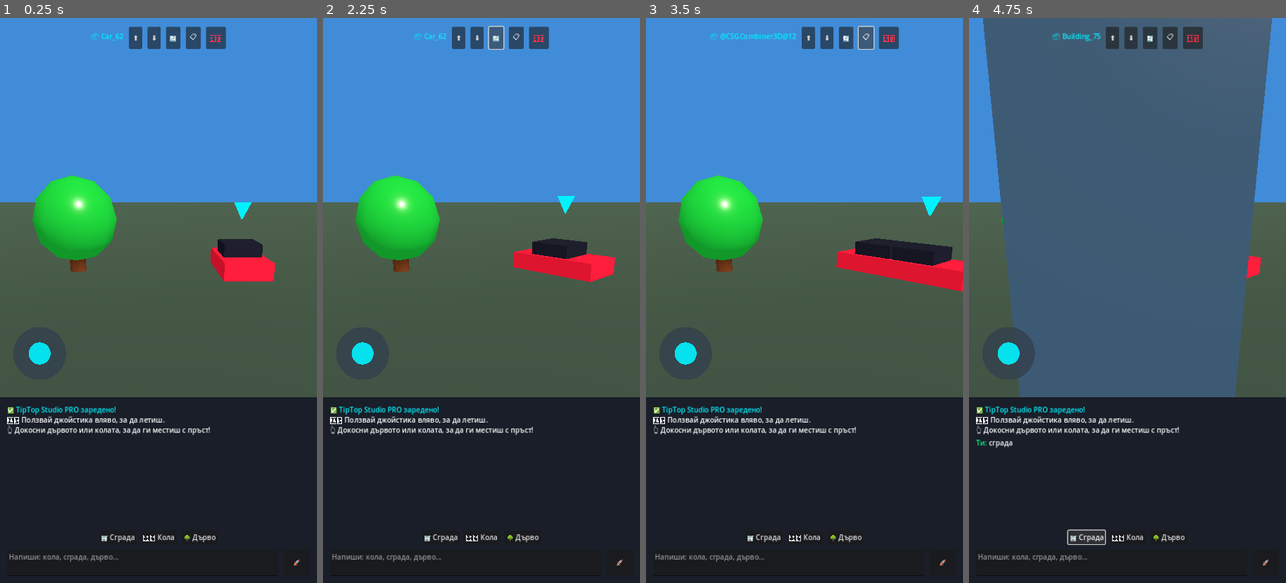
Above: before the commit, frames 1-4 (left to right).
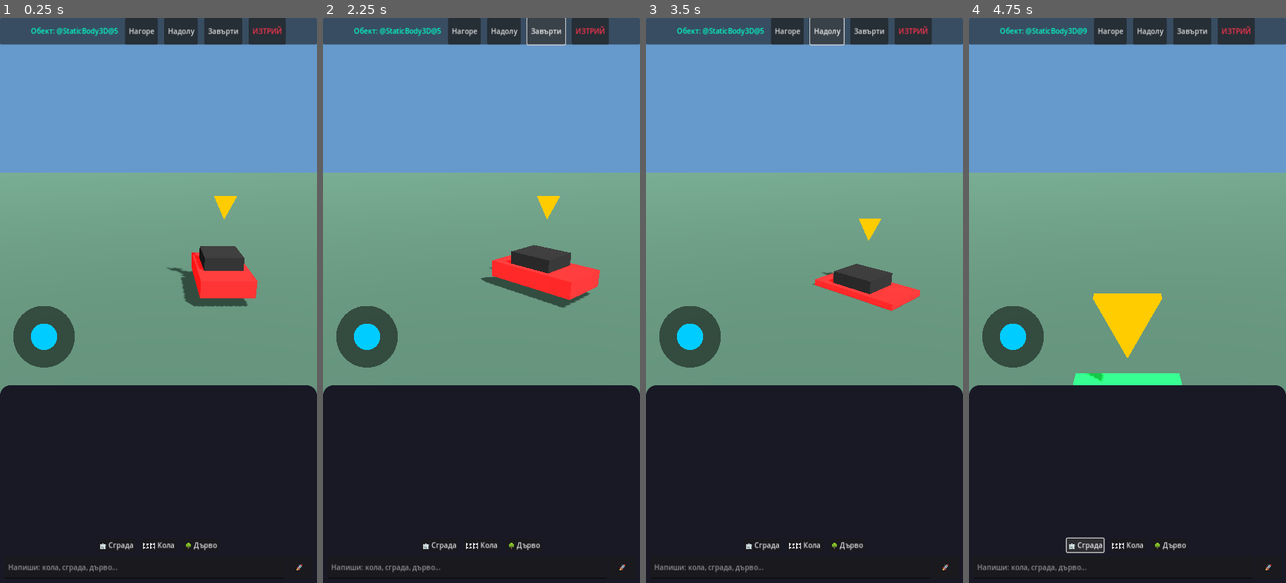
Above: after the commit, the same moments.

Repository: stanbg96/tiptop-game-engine
Game: Godot game, scene res://scenes/Main.tscn
Two runs of this game, one before a commit and one after it. Both use one fixed random seed, a clock stepped at 60 frames per second and the inputs below.
Inputs (mouse positions are in pixels of both pictures, inside the frame that each line leads up to):
- Up to frame 1 (0.25 s): no input
- Up to frame 2 (2.25 s): click "⬆️" (after the commit: "Нагоре") at 0.5 s; click "⬇️" (after the commit: "Надолу") at 1.25 s; click "🔄" (after the commit: "Завърти") at 2 s
- Up to frame 3 (3.5 s): click (839, 40) at 2.75 s, where only the run before the commit has a clickable "📋"
- Up to frame 4 (4.75 s): click "🗑️" (after the commit: "ИЗТРИЙ") at 3.5 s; click "🏢 Сграда" at 4.25 s

The runs differ from the first frame. In frame 1, 67% of the frame differs, in the area x 0-100%, y 0-99%; in frame 2, 67%; in frame 3, 68%; in frame 4, 66%.
Error after the commit: Attempt to call function 'append_text' in base 'null instance' on a null instance. (res://scripts/Studio.gd:105)

Commit message:
Absolute Fix: Forced OpenGL render, Absolute anchors for UI, explicit Joystick visibility

Diff:
--- a/project.godot
+++ b/project.godot
@@ -1,17 +1,14 @@
 config_version=5
-
 [application]
-config/name="TipTop Game Studio"
+config/name="TipTop Studio"
 run/main_scene="res://scenes/Main.tscn"
 config/features=PackedStringArray("4.3", "Mobile")
-
 [display]
 window/size/viewport_width=720
 window/size/viewport_height=1280
 window/stretch/mode="canvas_items"
 window/stretch/aspect="expand"
 window/handheld/orientation=1
-
 [rendering]
-renderer/rendering_method="mobile"
-textures/vram_compression/import_etc2_astc=true
+renderer/rendering_method="gl_compatibility"
+renderer/rendering_method.mobile="gl_compatibility"
--- a/scenes/Main.tscn
+++ b/scenes/Main.tscn
@@ -1,31 +1,35 @@
-[gd_scene load_steps=9 format=3 uid="uid://cxup6s1g2km8y"]
+[gd_scene load_steps=10 format=3 uid="uid://cxup6s1g2km8y"]
 
-[ext_resource type="Script" path="res://scripts/StudioManager.gd" id="1_mgr"]
+[ext_resource type="Script" path="res://scripts/Studio.gd" id="1_mgr"]
 [ext_resource type="Script" path="res://scripts/VirtualJoystick.gd" id="2_joy"]
 
 [sub_resource type="Environment" id="Environment_1"]
 background_mode = 1
-background_color = Color(0.25, 0.55, 0.85, 1)
+background_color = Color(0.4, 0.6, 0.8, 1)
 ambient_light_source = 2
 ambient_light_color = Color(1, 1, 1, 1)
-ambient_light_energy = 0.7
+ambient_light_energy = 1.0
 
 [sub_resource type="PlaneMesh" id="PlaneMesh_floor"]
 size = Vector2(200, 200)
 
 [sub_resource type="StandardMaterial3D" id="StandardMaterial3D_floor"]
-albedo_color = Color(0.18, 0.25, 0.2, 1)
-roughness = 0.9
+albedo_color = Color(0.2, 0.3, 0.25, 1)
 
 [sub_resource type="BoxShape3D" id="BoxShape3D_floor"]
 size = Vector3(200, 1, 200)
 
 [sub_resource type="PrismMesh" id="PrismMesh_arrow"]
-size = Vector3(0.8, 0.8, 0.2)
+size = Vector3(1, 1, 0.2)
 
 [sub_resource type="StandardMaterial3D" id="StandardMaterial3D_arrow"]
 shading_mode = 0
-albedo_color = Color(0, 0.95, 1, 1)
+albedo_color = Color(1, 0.8, 0, 1)
+
+[sub_resource type="StyleBoxFlat" id="StyleBoxFlat_bg"]
+bg_color = Color(0.1, 0.1, 0.15, 1)
+corner_radius_top_left = 24
+corner_radius_top_right = 24
 
 [node name="Main" type="Node3D"]
 script = ExtResource("1_mgr")
@@ -35,9 +39,7 @@
 
 [node name="DirectionalLight3D" type="DirectionalLight3D" parent="."]
 transform = Transform3D(0.866025, -0.353553, 0.353553, 0, 0.707107, 0.707107, -0.5, -0.612372, 0.612372, 0, 20, 0)
-shadow_enabled = false
-light_color = Color(1, 0.98, 0.92, 1)
-light_energy = 1.2
+shadow_enabled = true
 
 [node name="Floor" type="StaticBody3D" parent="."]
 transform = Transform3D(1, 0, 0, 0, 1, 0, 0, 0, 1, 0, -0.5, 0)
@@ -49,140 +51,137 @@
 [node name="Col" type="CollisionShape3D" parent="Floor"]
 shape = SubResource("BoxShape3D_floor")
 
-[node name="SelectionIndicator" type="MeshInstance3D" parent="."]
-transform = Transform3D(1, 0, 0, 0, -1, 8.74228e-08, 0, -8.74228e-08, -1, 0, 3, 0)
+[node name="Indicator" type="MeshInstance3D" parent="."]
+transform = Transform3D(1, 0, 0, 0, -1, -8.74228e-08, 0, 8.74228e-08, -1, 0, 3, 0)
 mesh = SubResource("PrismMesh_arrow")
 surface_material_override/0 = SubResource("StandardMaterial3D_arrow")
 
-[node name="WorldObjects" type="Node3D" parent="."]
+[node name="World" type="Node3D" parent="."]
 
 [node name="Camera3D" type="Camera3D" parent="."]
-transform = Transform3D(1, 0, 0, 0, 0.955336, 0.29552, 0, -0.29552, 0.955336, 0, 4, 12)
-current = true
+transform = Transform3D(1, 0, 0, 0, 0.92388, 0.382683, 0, -0.382683, 0.92388, 0, 6, 12)
 
 [node name="UI" type="CanvasLayer" parent="."]
 
-[node name="VBox" type="VBoxContainer" parent="UI"]
-anchors_preset = 15
+[node name="JoystickArea" type="Control" parent="UI"]
+layout_mode = 3
 anchor_right = 1.0
-anchor_bottom = 1.0
-theme_override_constants/separation = 0
+anchor_bottom = 0.65
+mouse_filter = 2
 
-[node name="Zone3D" type="Control" parent="UI/VBox"]
-layout_mode = 2
-size_flags_vertical = 3
-mouse_filter = 1
-
-[node name="ToolsBar" type="HBoxContainer" parent="UI/VBox/Zone3D"]
-layout_mode = 1
-anchors_preset = 10
-anchor_right = 1.0
-offset_top = 20.0
-offset_bottom = 70.0
-alignment = 1
-theme_override_constants/separation = 12
-
-[node name="LabelName" type="Label" parent="UI/VBox/Zone3D/ToolsBar"]
-layout_mode = 2
-theme_override_colors/font_color = Color(0, 0.95, 1, 1)
-text = "Обект"
-
-[node name="BtnUp" type="Button" parent="UI/VBox/Zone3D/ToolsBar"]
-layout_mode = 2
-text = " ⬆️ "
-
-[node name="BtnDown" type="Button" parent="UI/VBox/Zone3D/ToolsBar"]
-layout_mode = 2
-text = " ⬇️ "
-
-[node name="BtnRot" type="Button" parent="UI/VBox/Zone3D/ToolsBar"]
-layout_mode = 2
-text = " 🔄 "
-
-[node name="BtnDup" type="Button" parent="UI/VBox/Zone3D/ToolsBar"]
-layout_mode = 2
-text = " 📋 "
-
-[node name="BtnDel" type="Button" parent="UI/VBox/Zone3D/ToolsBar"]
-layout_mode = 2
-theme_override_colors/font_color = Color(1, 0.2, 0.3, 1)
-text = " 🗑️ "
-
-[node name="VirtualJoystick" type="Control" parent="UI/VBox/Zone3D"]
+[node name="VirtualJoystick" type="Control" parent="UI/JoystickArea"]
 layout_mode = 1
 anchors_preset = 2
 anchor_top = 1.0
 anchor_bottom = 1.0
 offset_left = 30.0
-offset_top = -160.0
-offset_right = 150.0
+offset_top = -180.0
+offset_right = 170.0
 offset_bottom = -40.0
 grow_vertical = 0
 script = ExtResource("2_joy")
 
-[node name="ChatZone" type="ColorRect" parent="UI/VBox"]
-custom_minimum_size = Vector2(0, 420)
+[node name="ToolsBar" type="PanelContainer" parent="UI"]
+anchors_preset = 10
+anchor_right = 1.0
+offset_bottom = 60.0
+
+[node name="HBox" type="HBoxContainer" parent="UI/ToolsBar"]
 layout_mode = 2
-color = Color(0.1, 0.12, 0.16, 1)
+theme_override_constants/separation = 15
+alignment = 1
 
-[node name="Margin" type="MarginContainer" parent="UI/VBox/ChatZone"]
+[node name="LabelName" type="Label" parent="UI/ToolsBar/HBox"]
+layout_mode = 2
+theme_override_colors/font_color = Color(0, 1, 0.8, 1)
+text = "Обект"
+
+[node name="BtnUp" type="Button" parent="UI/ToolsBar/HBox"]
+layout_mode = 2
+text = " Нагоре "
+
+[node name="BtnDown" type="Button" parent="UI/ToolsBar/HBox"]
+layout_mode = 2
+text = " Надолу "
+
+[node name="BtnRot" type="Button" parent="UI/ToolsBar/HBox"]
+layout_mode = 2
+text = " Завърти "
+
+[node name="BtnDel" type="Button" parent="UI/ToolsBar/HBox"]
+layout_mode = 2
+theme_override_colors/font_color = Color(1, 0.2, 0.3, 1)
+text = " ИЗТРИЙ "
+
+[node name="ChatBG" type="Panel" parent="UI"]
+anchors_preset = 12
+anchor_top = 0.65
+anchor_right = 1.0
+anchor_bottom = 1.0
+grow_horizontal = 2
+grow_vertical = 0
+theme_override_styles/panel = SubResource("StyleBoxFlat_bg")
+
+[node name="VBox" type="VBoxContainer" parent="UI/ChatBG"]
 layout_mode = 1
 anchors_preset = 15
 anchor_right = 1.0
 anchor_bottom = 1.0
-theme_override_constants/margin_left = 16
-theme_override_constants/margin_top = 16
-theme_override_constants/margin_right = 16
-theme_override_constants/margin_bottom = 16
+theme_override_constants/separation = 10
+alignment = 2
 
-[node name="VBox" type="VBoxContainer" parent="UI/VBox/ChatZone/Margin"]
-layout_mode = 2
-theme_override_constants/separation = 12
-
-[node name="Log" type="RichTextLabel" parent="UI/VBox/ChatZone/Margin/VBox"]
+[node name="Margin1" type="MarginContainer" parent="UI/ChatBG/VBox"]
 layout_mode = 2
 size_flags_vertical = 3
+theme_override_constants/margin_left = 15
+theme_override_constants/margin_top = 15
+
+[node name="Log" type="RichTextLabel" parent="UI/ChatBG/VBox/Margin1"]
+layout_mode = 2
 bbcode_enabled = true
 scroll_following = true
 
-[node name="Chips" type="HBoxContainer" parent="UI/VBox/ChatZone/Margin/VBox"]
+[node name="Chips" type="HBoxContainer" parent="UI/ChatBG/VBox"]
 layout_mode = 2
 alignment = 1
-theme_override_constants/separation = 12
+theme_override_constants/separation = 15
 
-[node name="BtnBld" type="Button" parent="UI/VBox/ChatZone/Margin/VBox/Chips"]
+[node name="BtnBld" type="Button" parent="UI/ChatBG/VBox/Chips"]
 layout_mode = 2
 text = "🏢 Сграда"
 
-[node name="BtnCar" type="Button" parent="UI/VBox/ChatZone/Margin/VBox/Chips"]
+[node name="BtnCar" type="Button" parent="UI/ChatBG/VBox/Chips"]
 layout_mode = 2
 text = "🏎️ Кола"
 
-[node name="BtnTree" type="Button" parent="UI/VBox/ChatZone/Margin/VBox/Chips"]
+[node name="BtnTree" type="Button" parent="UI/ChatBG/VBox/Chips"]
 layout_mode = 2
 text = "🌳 Дърво"
 
-[node name="InputRow" type="HBoxContainer" parent="UI/VBox/ChatZone/Margin/VBox"]
+[node name="Margin2" type="MarginContainer" parent="UI/ChatBG/VBox"]
 layout_mode = 2
-theme_override_constants/separation = 12
+theme_override_constants/margin_left = 10
+theme_override_constants/margin_right = 10
+theme_override_constants/margin_bottom = 10
 
-[node name="ChatInput" type="TextEdit" parent="UI/VBox/ChatZone/Margin/VBox/InputRow"]
+[node name="InputRow" type="HBoxContainer" parent="UI/ChatBG/VBox/Margin2"]
+layout_mode = 2
+
+[node name="ChatInput" type="LineEdit" parent="UI/ChatBG/VBox/Margin2/InputRow"]
 layout_mode = 2
 size_flags_horizontal = 3
-placeholder_text = "Напиши: кола, сграда, дърво..."
-scroll_fit_content_height = true
+placeholder_text = " Напиши: кола, сграда, дърво..."
 
-[node name="SendBtn" type="Button" parent="UI/VBox/ChatZone/Margin/VBox/InputRow"]
+[node name="SendBtn" type="Button" parent="UI/ChatBG/VBox/Margin2/InputRow"]
 layout_mode = 2
-custom_minimum_size = Vector2(60, 60)
+custom_minimum_size = Vector2(60, 50)
 text = "🚀"
 
-[connection signal="pressed" from="UI/VBox/Zone3D/ToolsBar/BtnUp" to="." method="_on_act_up"]
-[connection signal="pressed" from="UI/VBox/Zone3D/ToolsBar/BtnDown" to="." method="_on_act_down"]
-[connection signal="pressed" from="UI/VBox/Zone3D/ToolsBar/BtnRot" to="." method="_on_act_rot"]
-[connection signal="pressed" from="UI/VBox/Zone3D/ToolsBar/BtnDup" to="." method="_on_act_dup"]
-[connection signal="pressed" from="UI/VBox/Zone3D/ToolsBar/BtnDel" to="." method="_on_act_del"]
-[connection signal="pressed" from="UI/VBox/ChatZone/Margin/VBox/Chips/BtnBld" to="." method="_on_chip_pressed" binds= ["сграда"]]
-[connection signal="pressed" from="UI/VBox/ChatZone/Margin/VBox/Chips/BtnCar" to="." method="_on_chip_pressed" binds= ["кола"]]
-[connection signal="pressed" from="UI/VBox/ChatZone/Margin/VBox/Chips/BtnTree" to="." method="_on_chip_pressed" binds= ["дърво"]]
-[connection signal="pressed" from="UI/VBox/ChatZone/Margin/VBox/InputRow/SendBtn" to="." method="_on_send_chat"]
+[connection signal="pressed" from="UI/ToolsBar/HBox/BtnUp" to="." method="_on_act_up"]
+[connection signal="pressed" from="UI/ToolsBar/HBox/BtnDown" to="." method="_on_act_down"]
+[connection signal="pressed" from="UI/ToolsBar/HBox/BtnRot" to="." method="_on_act_rot"]
+[connection signal="pressed" from="UI/ToolsBar/HBox/BtnDel" to="." method="_on_act_del"]
+[connection signal="pressed" from="UI/ChatBG/VBox/Chips/BtnBld" to="." method="_on_chip_pressed" binds= ["сграда"]]
+[connection signal="pressed" from="UI/ChatBG/VBox/Chips/BtnCar" to="." method="_on_chip_pressed" binds= ["кола"]]
+[connection signal="pressed" from="UI/ChatBG/VBox/Chips/BtnTree" to="." method="_on_chip_pressed" binds= ["дърво"]]
+[connection signal="pressed" from="UI/ChatBG/VBox/Margin2/InputRow/SendBtn" to="." method="_on_send_chat"]
--- /dev/null
+++ b/scripts/Studio.gd
@@ -0,0 +1,166 @@
+extends Node3D
+
+@onready var camera = $Camera3D
+@onready var joy = $UI/JoystickArea/VirtualJoystick
+@onready var chat_log = $UI/ChatBG/VBox/Log
+@onready var chat_input = $UI/ChatBG/VBox/InputRow/ChatInput
+@onready var tools_bar = $UI/ToolsBar
+@onready var lbl_selected = $UI/ToolsBar/HBox/LabelName
+@onready var indicator = $Indicator
+@onready var world = $World
+
+var selected_obj: Node3D = null
+var is_dragging: bool = false
+var cam_yaw: float = 0.0
+var cam_pitch: float = -0.4
+
+func _ready():
+    tools_bar.visible = false
+    indicator.visible = false
+    _add_log("[color=#00ff00]Системата е онлайн![/color] Джойстикът е вляво. Докосни обектите.")
+    _build("дърво", Vector3(-3, 0, -5))
+    _build("кола", Vector3(3, 0, -5))
+
+func _process(delta):
+    # ДВИЖЕНИЕ С ДЖОЙСТИК (Летене)
+    if joy.output.length() > 0.05:
+        var fwd = -camera.global_transform.basis.z
+        var rgt = camera.global_transform.basis.x
+        fwd.y = 0; rgt.y = 0
+        fwd = fwd.normalized(); rgt = rgt.normalized()
+        camera.global_position += (rgt * joy.output.x + fwd * -joy.output.y) * 15.0 * delta
+
+    # МАРКЕР НАД ОБЕКТ
+    if selected_obj and is_instance_valid(selected_obj):
+        indicator.visible = true
+        indicator.global_position = selected_obj.global_position + Vector3(0, 3.5, 0)
+    else:
+        indicator.visible = false
+
+func _unhandled_input(event):
+    var screen_h = get_viewport().size.y
+    var limit_h = screen_h * 0.65 # Горните 65% са за игра
+
+    if event is InputEventScreenTouch:
+        if event.position.y > limit_h: return
+        if event.pressed:
+            var hit = _raycast(event.position)
+            if hit:
+                _select(hit)
+                is_dragging = true
+            else:
+                _deselect()
+                is_dragging = false
+        else:
+            is_dragging = false
+
+    elif event is InputEventScreenDrag:
+        if event.position.y > limit_h: return
+        if is_dragging and selected_obj and is_instance_valid(selected_obj):
+            var drop = _get_floor(event.position)
+            if drop != Vector3.INF:
+                selected_obj.global_position.x = drop.x
+                selected_obj.global_position.z = drop.z
+        else:
+            cam_yaw -= event.relative.x * 0.005
+            cam_pitch = clamp(cam_pitch - event.relative.y * 0.005, -1.5, 1.5)
+            camera.rotation.y = cam_yaw
+            camera.rotation.x = cam_pitch
+
+func _raycast(pos: Vector2):
+    var from = camera.project_ray_origin(pos)
+    var to = from + camera.project_ray_normal(pos) * 1000.0
+    var q = PhysicsRayQueryParameters3D.create(from, to)
+    var res = get_world_3d().direct_space_state.intersect_ray(q)
+    if res and res.collider.is_in_group("prop"):
+        return res.collider.get_parent()
+    return null
+
+func _get_floor(pos: Vector2):
+    var from = camera.project_ray_origin(pos)
+    var dir = camera.project_ray_normal(pos)
+    var h = selected_obj.global_position.y if selected_obj else 0.0
+    var plane = Plane(Vector3.UP, h)
+    return plane.intersects_ray(from, dir)
+
+func _select(obj):
+    selected_obj = obj
+    lbl_selected.text = "Обект: " + obj.name
+    tools_bar.visible = true
+
+func _deselect():
+    selected_obj = null
+    tools_bar.visible = false
+
+# --- ИНСТРУМЕНТИ ---
+func _on_act_up(): if selected_obj: selected_obj.global_position.y += 1.0
+func _on_act_down(): if selected_obj: selected_obj.global_position.y -= 1.0
+func _on_act_rot(): if selected_obj: selected_obj.rotate_y(deg_to_rad(45))
+func _on_act_del():
+    if selected_obj:
+        selected_obj.queue_free()
+        _deselect()
+
+# --- СТРОЕНЕ ---
+func _add_log(msg: String): chat_log.append_text(msg + "\n")
+
+func _on_send_chat():
+    var t = chat_input.text.strip_edges()
+    if t.is_empty(): return
+    chat_input.text = ""
+    _add_log("[color=#00ffff]Ти:[/color] " + t)
+    _build(t.to_lower(), Vector3.INF)
+
+func _on_chip_pressed(txt: String):
+    _add_log("[color=#00ffff]Ти:[/color] " + txt)
+    _build(txt.to_lower(), Vector3.INF)
+
+func _build(prompt: String, f_pos: Vector3):
+    var pos = f_pos
+    if pos == Vector3.INF:
+        var fwd = -camera.global_transform.basis.z
+        fwd.y = 0
+        pos = camera.global_position + fwd.normalized() * 5.0
+        pos.y = 0.0
+
+    var obj = Node3D.new()
+    obj.position = pos
+
+    var rb = StaticBody3D.new()
+    rb.add_to_group("prop")
+    obj.add_child(rb)
+
+    if "дърво" in prompt:
+        obj.name = "Tree"
+        _add_m(rb, CylinderMesh.new(), Vector3(0.6, 1.5, 0.6), Vector3(0, 0.75, 0), Color(0.4, 0.2, 0.1))
+        _add_m(rb, SphereMesh.new(), Vector3(3, 3, 3), Vector3(0, 2.5, 0), Color(0.1, 0.8, 0.2))
+        _add_c(rb, Vector3(2, 4, 2), Vector3(0, 2, 0))
+    elif "кола" in prompt:
+        obj.name = "Car"
+        _add_m(rb, BoxMesh.new(), Vector3(2.4, 0.8, 4.6), Vector3(0, 0.4, 0), Color(1.0, 0.1, 0.1))
+        _add_m(rb, BoxMesh.new(), Vector3(1.8, 0.6, 2.2), Vector3(0, 1.1, -0.2), Color(0.1, 0.1, 0.1))
+        _add_c(rb, Vector3(2.4, 1.4, 4.6), Vector3(0, 0.7, 0))
+    else:
+        obj.name = "Block"
+        _add_m(rb, BoxMesh.new(), Vector3(2, 2, 2), Vector3(0, 1, 0), Color(randf(), randf(), randf()))
+        _add_c(rb, Vector3(2, 2, 2), Vector3(0, 1, 0))
+
+    world.add_child(obj)
+    _select(rb)
+
+func _add_m(p, msh, sz, pos, col):
+    var m = MeshInstance3D.new()
+    msh.size = sz if msh is BoxMesh else msh.size
+    if msh is CylinderMesh: msh.top_radius=sz.x/2.0; msh.bottom_radius=sz.x/2.0; msh.height=sz.y
+    if msh is SphereMesh: msh.radius=sz.x/2.0; msh.height=sz.y
+    m.mesh = msh; m.position = pos
+    var mat = StandardMaterial3D.new()
+    mat.albedo_color = col
+    m.material_override = mat
+    p.add_child(m)
+
+func _add_c(p, sz, pos):
+    var c = CollisionShape3D.new()
+    var s = BoxShape3D.new(); s.size = sz
+    c.shape = s; c.position = pos
+    p.add_child(c)
--- a/scripts/StudioManager.gd
+++ /dev/null
@@ -1,184 +0,0 @@
-extends Node3D
-
-@onready var camera = $Camera3D
-@onready var joy = $UI/VBox/Zone3D/VirtualJoystick
-@onready var indicator = $SelectionIndicator
-@onready var tools_bar = $UI/VBox/Zone3D/ToolsBar
-@onready var lbl_selected = $UI/VBox/Zone3D/ToolsBar/LabelName
-@onready var chat_log = $UI/VBox/ChatZone/Margin/VBox/Log
-@onready var chat_input = $UI/VBox/ChatZone/Margin/VBox/InputRow/ChatInput
-@onready var world_spawn = $WorldObjects
-@onready var zone3d = $UI/VBox/Zone3D
-
-var selected_obj: Node3D = null
-var is_dragging: bool = false
-var cam_yaw: float = 0.0
-var cam_pitch: float = -0.3
-
-func _ready():
-    tools_bar.visible = false
-    indicator.visible = false
-    _add_log("[color=#00f2fe]✅ TipTop Studio PRO заредено![/color]")
-    _add_log("🕹️ Ползвай джойстика вляво, за да летиш.")
-    _add_log("👆 Докосни дървото или колата, за да ги местиш с пръст!")
-
-    _build("дърво", Vector3(-4, 0, -6))
-    _build("кола", Vector3(4, 0, -6))
-
-func _process(delta):
-    # ДРОН КАМЕРА: Летене с джойстика
-    if joy.output.length() > 0.05:
-        var forward = -camera.global_transform.basis.z
-        var right = camera.global_transform.basis.x
-        forward.y = 0; right.y = 0
-        forward = forward.normalized(); right = right.normalized()
-        var move_dir = right * joy.output.x + forward * (-joy.output.y)
-        camera.global_position += move_dir * 12.0 * delta
-
-    # СВЕТЕЩ МАРКЕР НАД ИЗБРАНИЯ ОБЕКТ
-    if selected_obj and is_instance_valid(selected_obj):
-        indicator.visible = true
-        indicator.global_position = selected_obj.global_position + Vector3(0, 3.0 + sin(Time.get_ticks_msec()*0.005)*0.2, 0)
-    else:
-        indicator.visible = false
-
-func _unhandled_input(event):
-    # Отчитаме тъч САМО ако е в горните 70% на екрана (Zone3D)
-    var local_pos = zone3d.get_local_mouse_position()
-    var rect = Rect2(Vector2.ZERO, zone3d.size)
-    if not rect.has_point(local_pos): return
-
-    if event is InputEventScreenTouch:
-        if event.pressed:
-            var hit = _raycast(event.position)
-            if hit:
-                _select(hit)
-                is_dragging = true
-            else:
-                _deselect()
-                is_dragging = false
-        else:
-            is_dragging = false
-
-    elif event is InputEventScreenDrag:
-        if is_dragging and selected_obj and is_instance_valid(selected_obj):
-            # ВЛАЧЕНЕ НА ОБЕКТА ПО ЗЕМЯТА
-            var drop = _get_floor_hit(event.position)
-            if drop != Vector3.INF:
-                selected_obj.global_position.x = drop.x
-                selected_obj.global_position.z = drop.z
-        else:
-            # ОГЛЕЖДАНЕ (Въртене на камерата)
-            cam_yaw -= event.relative.x * 0.005
-            cam_pitch = clamp(cam_pitch - event.relative.y * 0.005, -1.5, 1.5)
-            camera.rotation.y = cam_yaw
-            camera.rotation.x = cam_pitch
-
-func _raycast(pos: Vector2):
-    var from = camera.project_ray_origin(pos)
-    var to = from + camera.project_ray_normal(pos) * 1000.0
-    var q = PhysicsRayQueryParameters3D.create(from, to)
-    var res = get_world_3d().direct_space_state.intersect_ray(q)
-    if res and res.collider.is_in_group("obj"):
-        return res.collider
-    return null
-
-func _get_floor_hit(pos: Vector2):
-    var from = camera.project_ray_origin(pos)
-    var dir = camera.project_ray_normal(pos)
-    var obj_y = selected_obj.global_position.y if selected_obj else 0.0
-    var plane = Plane(Vector3.UP, obj_y)
-    var hit = plane.intersects_ray(from, dir)
-    return hit if hit != null else Vector3.INF
-
-func _select(obj):
-    selected_obj = obj
-    lbl_selected.text = "📦 " + obj.name
-    tools_bar.visible = true
-
-func _deselect():
-    selected_obj = null
-    tools_bar.visible = false
-
-# --- ГОРНО МЕНЮ С ИНСТРУМЕНТИ ---
-func _on_act_up(): if selected_obj: selected_obj.global_position.y += 0.5
-func _on_act_down(): if selected_obj: selected_obj.global_position.y -= 0.5
-func _on_act_rot(): if selected_obj: selected_obj.rotate_y(deg_to_rad(45))
-func _on_act_dup():
-    if selected_obj:
-        var copy = selected_obj.duplicate()
-        copy.position += Vector3(1.5, 0, 1.5)
-        world_spawn.add_child(copy)
-        _select(copy)
-func _on_act_del():
-    if selected_obj:
-        selected_obj.queue_free()
-        _deselect()
-
-# --- ЧАТ И СТРОЕНЕ ---
-func _add_log(msg: String): chat_log.append_text(msg + "\n")
-
-func _on_send_chat():
-    var t = chat_input.text.strip_edges()
-    if t.is_empty(): return
-    chat_input.text = ""
-    _add_log("[color=#00ff88]Ти:[/color] " + t)
-    _build(t.to_lower(), Vector3.INF)
-
-func _on_chip_pressed(txt: String):
-    _add_log("[color=#00ff88]Ти:[/color] " + txt)
-    _build(txt.to_lower(), Vector3.INF)
-
-func _build(prompt: String, forced_pos: Vector3):
-    var pos = forced_pos
-    if pos == Vector3.INF:
-        var forward = -camera.global_transform.basis.z
-        forward.y = 0
-        pos = camera.global_position + forward.normalized() * 6.0
-        pos.y = 0.0
-
-    var obj = CSGCombiner3D.new()
-    obj.position = pos
-    obj.use_collision = true
-    obj.add_to_group("obj")
-
-    if "дърво" in prompt:
-        obj.name = "Tree_" + str(randi()%100)
-        var trunk = CSGCylinder3D.new()
-        trunk.radius = 0.4; trunk.height = 1.5; trunk.position.y = 0.75
-        trunk.material = _mat(Color(0.4, 0.2, 0.1))
-        var leaves = CSGSphere3D.new()
-        leaves.radius = 2.0; leaves.position.y = 2.5
-        leaves.material = _mat(Color(0.1, 0.7, 0.2))
-        obj.add_child(trunk); obj.add_child(leaves)
-    elif "сграда" in prompt or "блок" in prompt:
-        obj.name = "Building_" + str(randi()%100)
-        var h = randi_range(3, 6) * 1.5
-        var b = CSGBox3D.new()
-        b.size = Vector3(3, h, 3); b.position.y = h/2.0
-        b.material = _mat(Color(0.2, 0.3, 0.4))
-        obj.add_child(b)
-    elif "кола" in prompt:
-        obj.name = "Car_" + str(randi()%100)
-        var b1 = CSGBox3D.new()
-        b1.size = Vector3(2.2, 0.8, 4.4); b1.position.y = 0.4
-        b1.material = _mat(Color(0.9, 0.1, 0.2))
-        var b2 = CSGBox3D.new()
-        b2.size = Vector3(1.8, 0.6, 2.0); b2.position = Vector3(0, 1.1, -0.2)
-        b2.material = _mat(Color(0.1, 0.1, 0.15))
-        obj.add_child(b1); obj.add_child(b2)
-    else:
-        obj.name = "Shape_" + str(randi()%100)
-        var b = CSGBox3D.new()
-        b.size = Vector3(1.5, 1.5, 1.5); b.position.y = 0.75
-        b.material = _mat(Color(randf(), randf(), randf()))
-        obj.add_child(b)
-
-    world_spawn.add_child(obj)
-    _select(obj)
-
-func _mat(col: Color) -> StandardMaterial3D:
-    var m = StandardMaterial3D.new()
-    m.albedo_color = col
-    m.roughness = 0.3
-    return m
--- a/scripts/VirtualJoystick.gd
+++ b/scripts/VirtualJoystick.gd
@@ -2,7 +2,7 @@
 
 var output: Vector2 = Vector2.ZERO
 var touch_id: int = -1
-var radius: float = 60.0
+var radius: float = 70.0
 var knob_pos: Vector2 = Vector2.ZERO
 
 func _ready():
@@ -13,7 +13,7 @@
         if event.pressed and touch_id == -1:
             touch_id = event.index
             _update_knob(event.position)
-            accept_event() # ВАЖНО: Спира сигнала да не върти камерата!
+            accept_event()
         elif not event.pressed and event.index == touch_id:
             touch_id = -1
             knob_pos = size / 2.0
@@ -33,5 +33,5 @@
     queue_redraw()
 
 func _draw():
-    draw_circle(size / 2.0, radius, Color(0.2, 0.25, 0.3, 0.8))
-    draw_circle(knob_pos, 25.0, Color(0.0, 0.95, 1.0, 0.9))
+    draw_circle(size / 2.0, radius, Color(0.0, 0.0, 0.0, 0.5))
+    draw_circle(knob_pos, 30.0, Color(0.0, 0.8, 1.0, 1.0))
